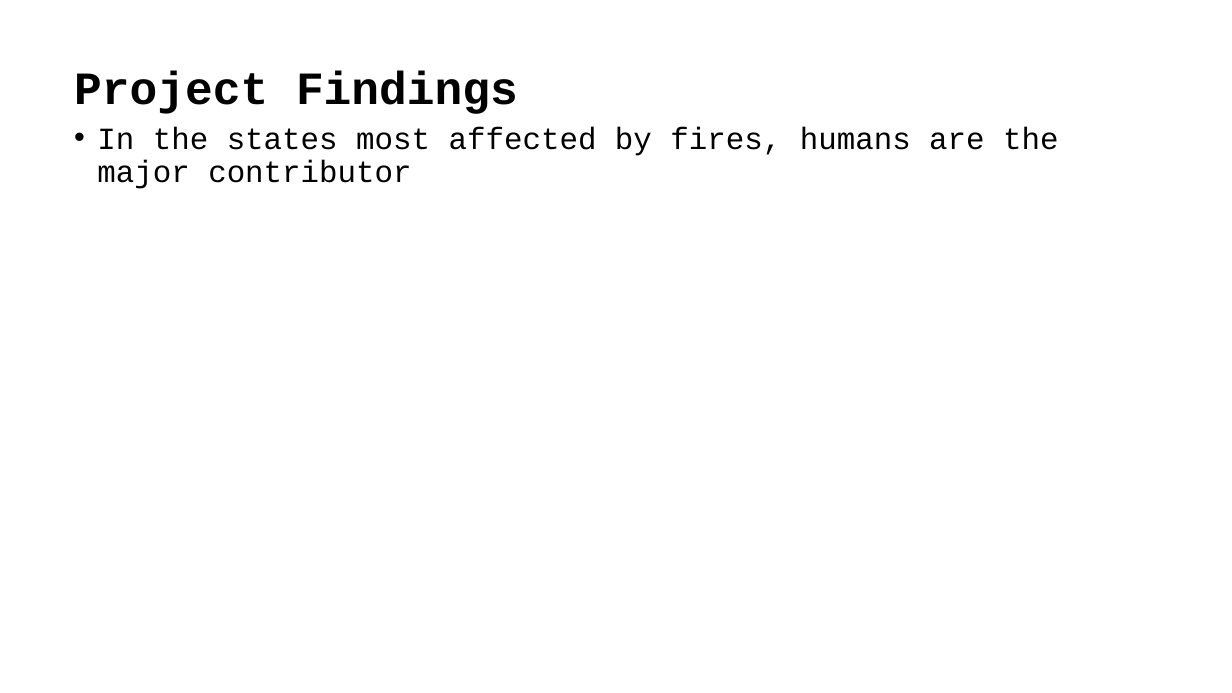
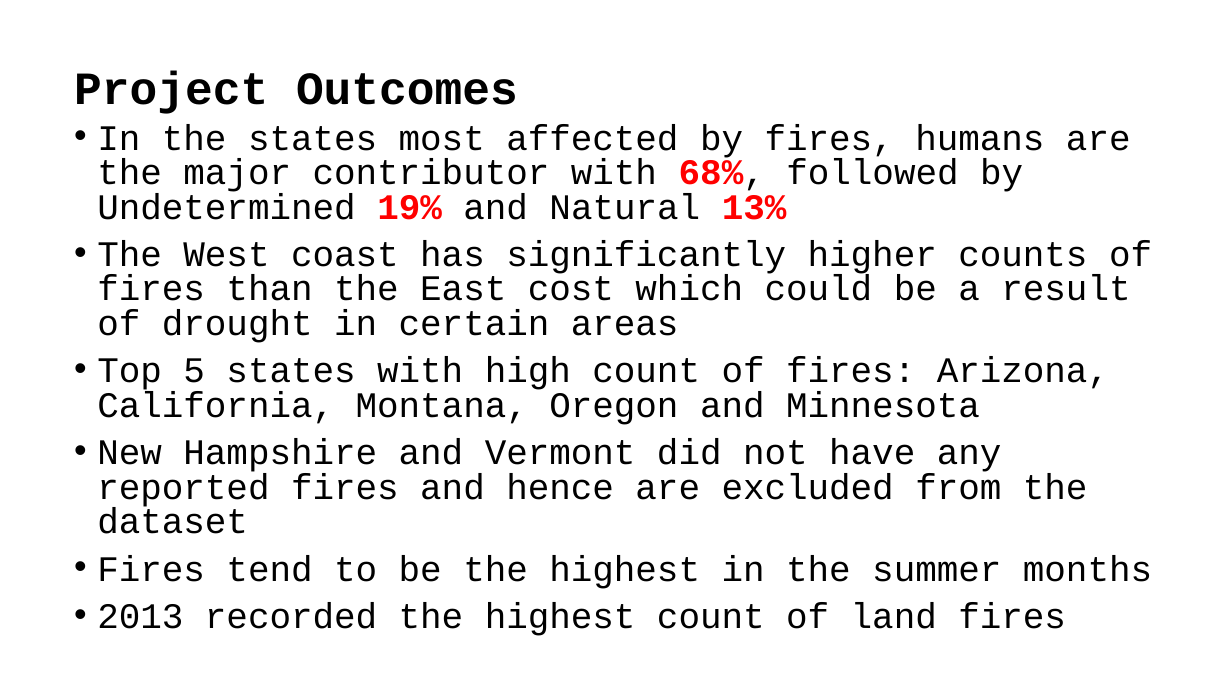
Before and after one commit to Mirgadir/Project_2, a slide deck: slide 5 of Project_2.pptx. Drawn at 1232x693 pixels with LibreOffice and Linux fonts; fonts in the diff are those of the drawing. Boxes give left, top, right and bottom in pixels: in the first picture for what was removed or moved away, otherwise in the second. Text is boxed around its words. In the diff, an @@ line names an element or a change of style, - is before the commit and + after.

```diff
--- a/Project_2.pptx
+++ b/Project_2.pptx
@@ title at <box>74,71,518,114</box>: text changed @@
-Project Findings
+Project Outcomes
@@ text at <box>97,124,1152,636</box>: text changed; size 24 to 28 pt @@
-• In the states most affected by fires, humans are the major contributor
+• In the states most affected by fires, humans are the major contributor with 68%, followed by Undetermined 19% and Natural 13%
+• The West coast has significantly higher counts of fires than the East cost which could be a result of drought in certain areas
+• Top 5 states with high count of fires: Arizona, California, Montana, Oregon and Minnesota
+• New Hampshire and Vermont did not have any reported fires and hence are excluded from the dataset
+• Fires tend to be the highest in the summer months
+• 2013 recorded the highest count of land fires
```
Also in this commit, not shown: 1 other slide changed, 16 other files.
